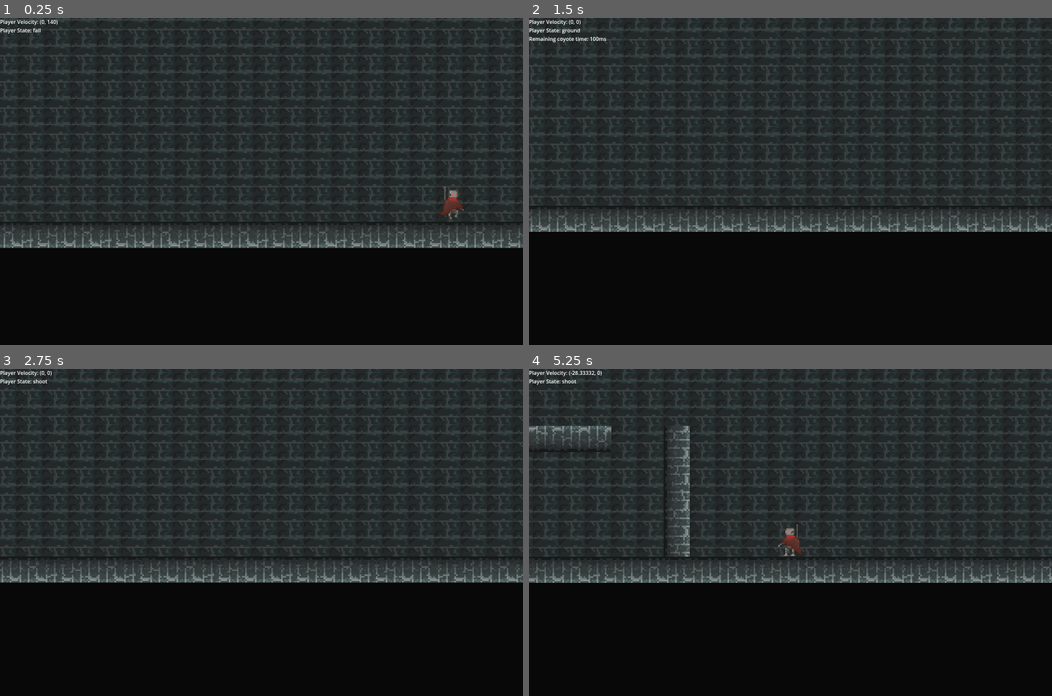
Above: before the commit, frames 1-4 (two rows, left to right).
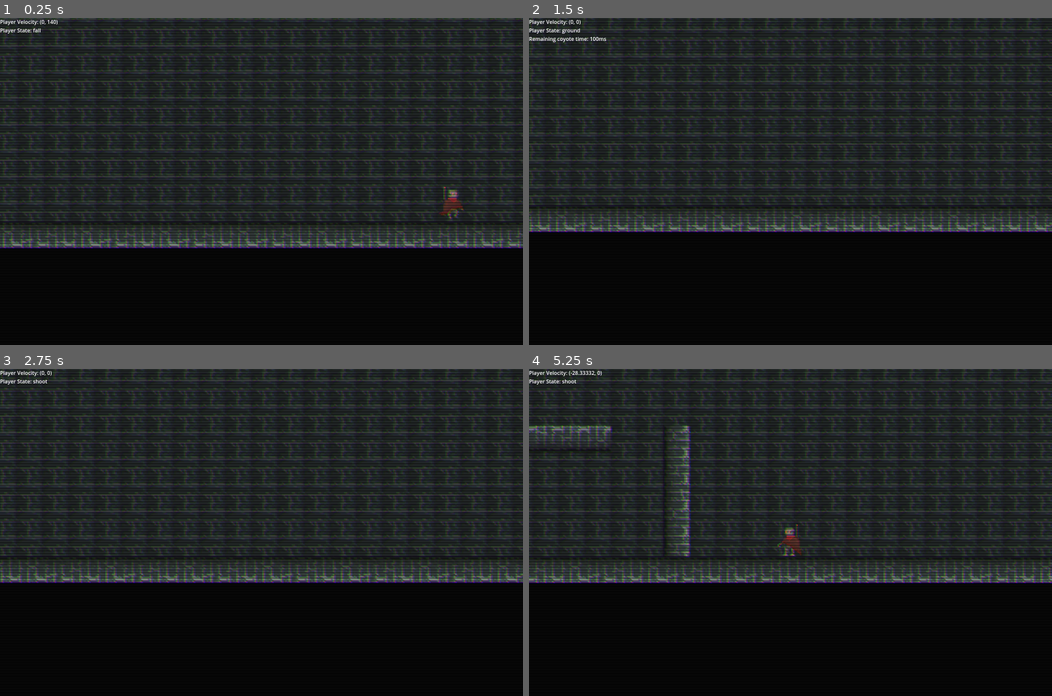
Above: after the commit, the same moments.

Repository: Rowan-Nag/Metroidvania
Game: Godot game, scene res://Main.tscn
Same seed, same stepped clock (60 frames per second), same inputs: the game is played once before the commit and once after it. This scene is started directly instead of the project's main scene.
Inputs (mouse positions are in pixels of both pictures, inside the frame that each line leads up to):
- Up to frame 1 (0.25 s): no input
- Up to frame 2 (1.5 s): move the mouse to (905, 165) at 0.52 s; hold D (Right) from 0.53 s (still down); click (905, 165) at 0.6 s; tap Space (Jump) at 0.77 s; move the mouse to (685, 197) at 1.27 s; tap Shift (Dash) at 1.35 s
- Up to frame 3 (2.75 s): tap Space (Jump) at 1.52 s; move the mouse to (313, 460) at 2.02 s; release D (Right) at 2.03 s; hold A (Left) from 2.03 s (still down); hold Right mouse button (Rocket) from 2.03 s (still down)
- Up to frame 4 (5.25 s): move the mouse to (764, 597) at 2.77 s; release A (Left) at 2.78 s; release Right mouse button (Rocket) at 2.78 s; hold D (Right) 2.78-4.28 s; tap Q (Shield) at 2.85 s; tap Space (Jump) at 3.02, 3.77, 4.52 s; move the mouse to (947, 581) at 3.52 s; click (947, 581) at 3.6 s; move the mouse to (633, 483) at 4.27 s; hold A (Left) 4.28-5.03 s; tap Shift (Dash) at 4.35 s; move the mouse to (816, 532) at 5.02 s; hold D (Right) from 5.03 s (still down); hold Right mouse button (Rocket) from 5.03 s (still down)

The runs differ from the first frame. In frame 1, 10% of the frame differs, in the area x 0-100%, y 0-71%; in frame 2, 9.5%; in frame 3, 9.4%; in frame 4, 11%, in the area x 0-100%, y 0-66%.

Commit message:
added scanlines shader

Diff:
--- a/Main.tscn
+++ b/Main.tscn
@@ -7,6 +7,11 @@
 [ext_resource type="TileSet" uid="uid://5iwb7kuuxp5u" path="res://Sprites/Tiles/Coast/CoastTileset.tres" id="3_xe3hy"]
 [ext_resource type="PackedScene" uid="uid://eo28tapbfmtf" path="res://CameraBounds.tscn" id="4_3mewt"]
 [ext_resource type="PackedScene" uid="uid://osrkuvyh5mee" path="res://camera_shake.tscn" id="4_xn4hc"]
+[ext_resource type="Shader" path="res://Lines.gdshader" id="8_8uuey"]
+
+[sub_resource type="ShaderMaterial" id="ShaderMaterial_b58oq"]
+shader = ExtResource("8_8uuey")
+shader_parameter/scanline_count = 120.0
 
 [sub_resource type="ParticleProcessMaterial" id="ParticleProcessMaterial_ofhjd"]
 particle_flag_disable_z = true
@@ -75,6 +80,15 @@
 follow_viewport_enabled = true
 script = ExtResource("2_oe6uh")
 
+[node name="ColorRect" type="ColorRect" parent="Game"]
+z_index = 5
+material = SubResource("ShaderMaterial_b58oq")
+offset_left = -977.0
+offset_top = -687.0
+offset_right = 1401.0
+offset_bottom = 764.0
+mouse_filter = 2
+
 [node name="Coast" type="Node2D" parent="Game"]
 
 [node name="Level" type="Node" parent="Game/Coast"]
@@ -94,7 +108,7 @@
 [node name="Camera-Nodes" type="Node" parent="Game/Coast"]
 
 [node name="Area2D" parent="Game/Coast/Camera-Nodes" instance=ExtResource("4_3mewt")]
-position = Vector2(-237, -34)
+position = Vector2(-237, -31)
 scale = Vector2(17.251, 10.533)
 bound_by_bottom = false
 
Not shown: 1 places in Main.tscn that only renumber resources
